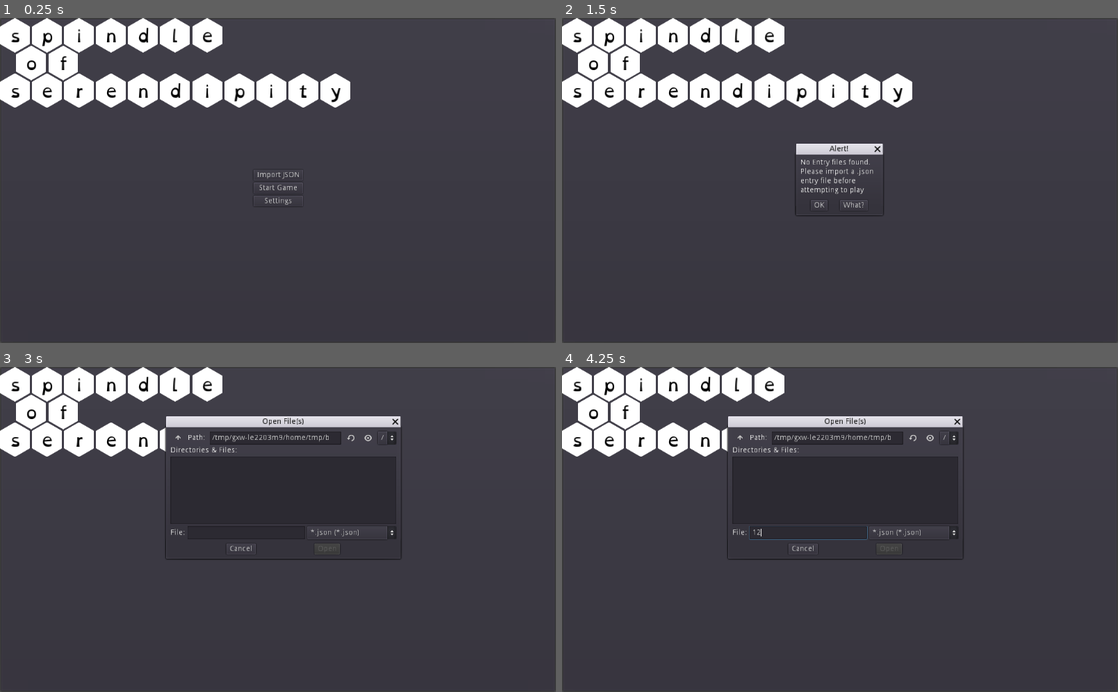
Above: before the commit, frames 1-4 (two rows, left to right).
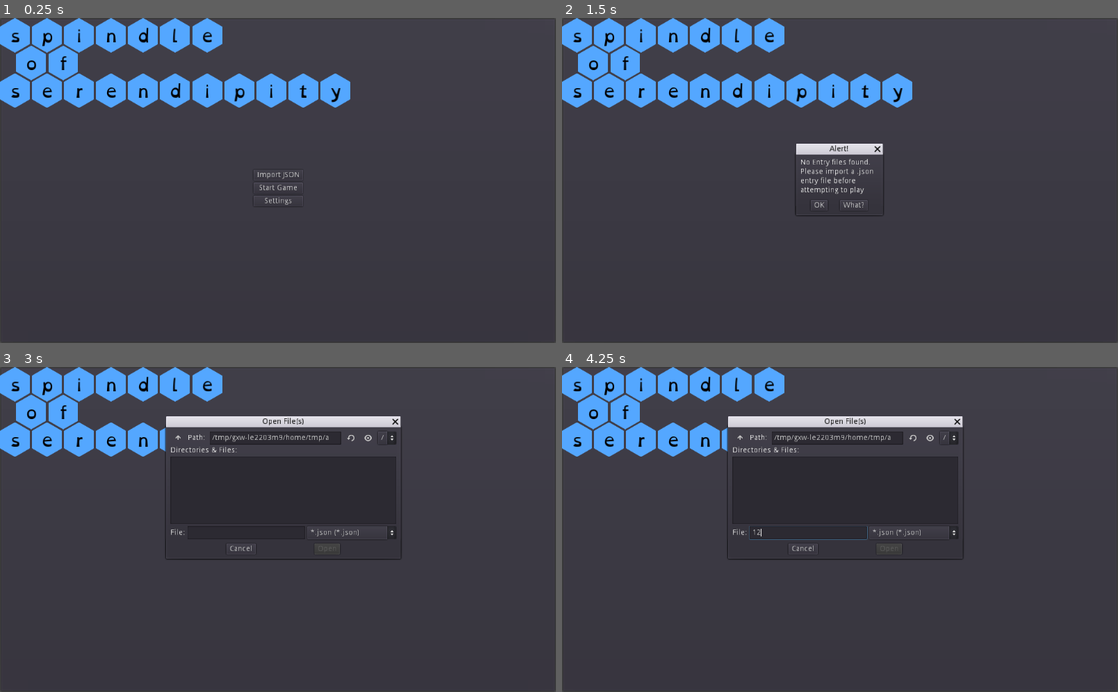
Above: after the commit, the same moments.

Repository: zacryol/spindle-of-serendipity
Game: Godot game, scene res://game/menus/MainMenu.tscn
Same seed, same stepped clock (60 frames per second), same inputs: the game is played once before the commit and once after it.
Inputs (mouse positions are in pixels of both pictures, inside the frame that each line leads up to):
- Up to frame 1 (0.25 s): no input
- Up to frame 2 (1.5 s): click "Start Game" at 0.5 s; click "Start Game" at 1.25 s
- Up to frame 3 (3 s): click "OK" at 2 s; click "Import JSON" at 2.75 s
- Up to frame 4 (4.25 s): click (806, 532) at 3.52 s; type "12" at 3.6 s

The runs differ from the first frame. In frame 1, 8.6% of the frame differs, in the area x 0-63%, y 0-28%; in frame 2, 8.6%; in frame 3, 6.1%; in frame 4, 6.1%.

Commit message:
Set Color

Diff:
--- a/tex/title/TitleHex.tscn
+++ b/tex/title/TitleHex.tscn
@@ -11,6 +11,7 @@
 font_data = ExtResource( 2 )
 
 [node name="TitleHex" type="TextureRect"]
+self_modulate = Color( 0.329412, 0.654902, 1, 1 )
 margin_right = 55.0
 margin_bottom = 64.0
 texture = ExtResource( 1 )
